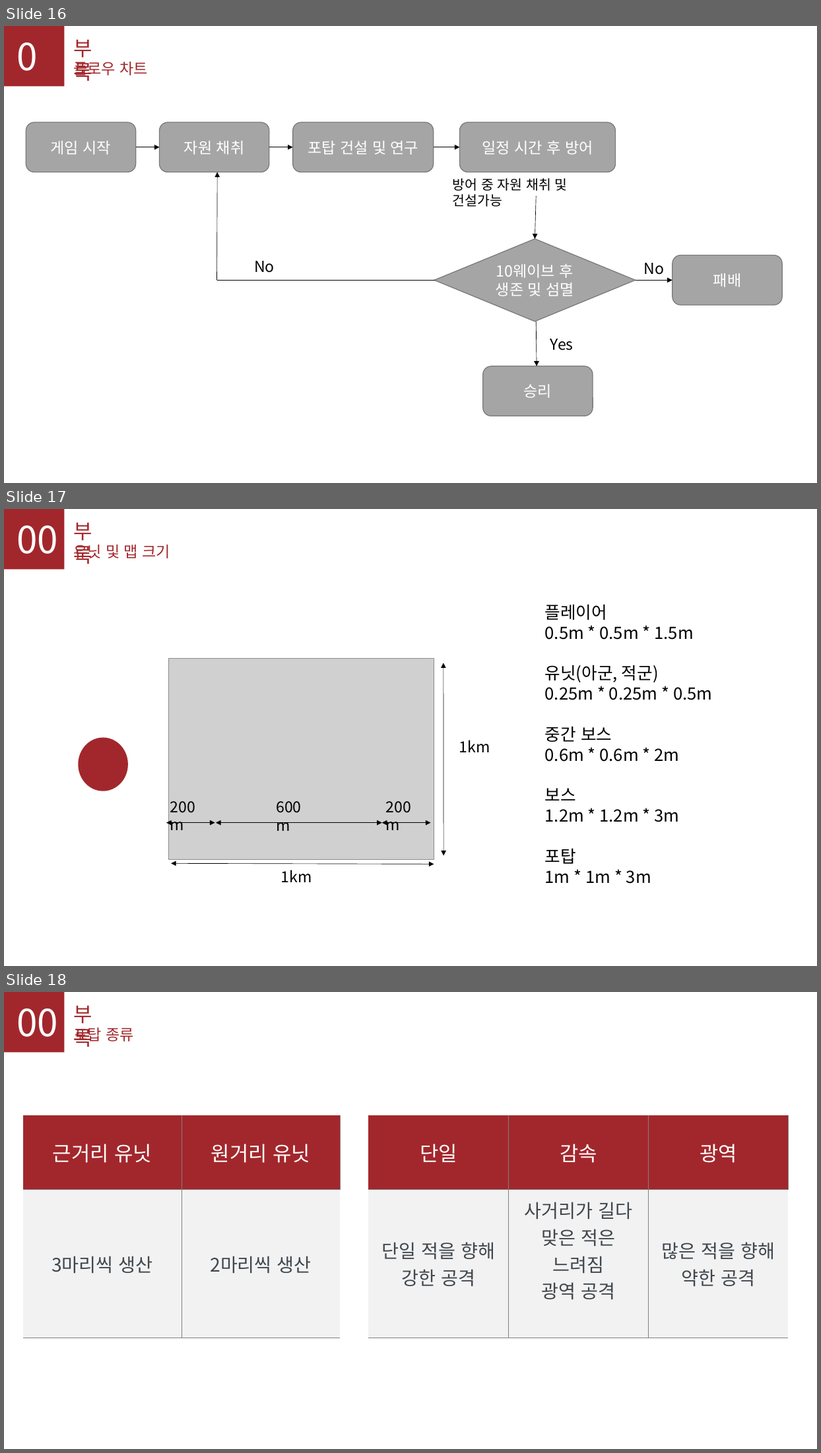
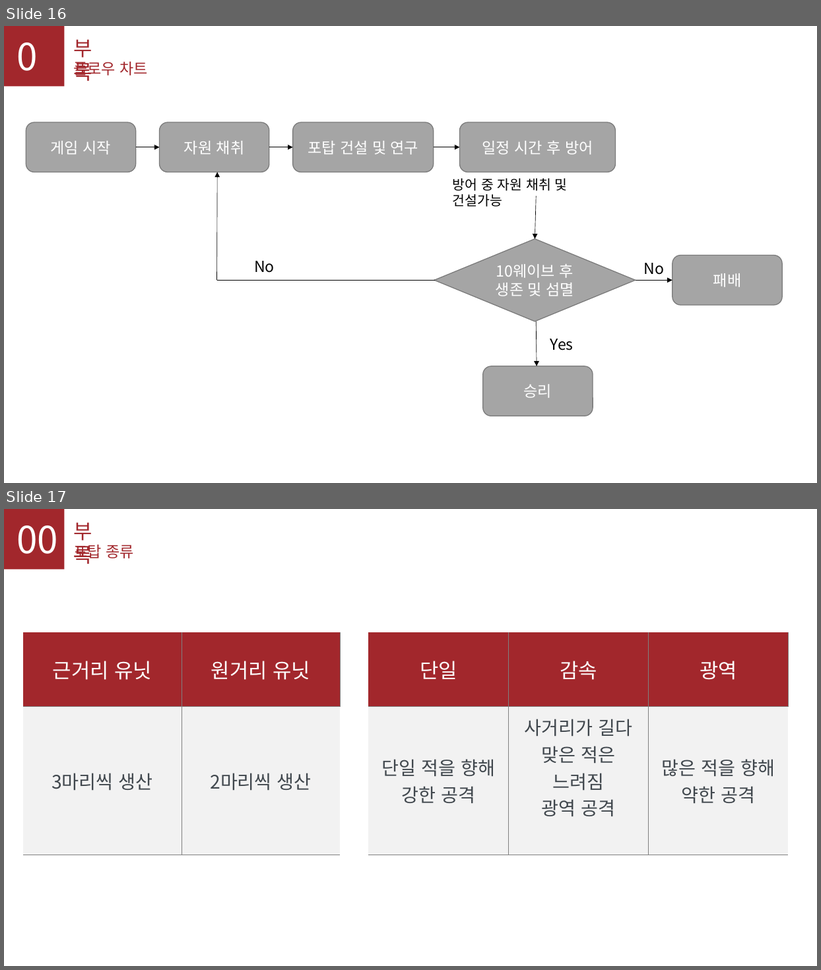
Before and after one commit to TUK-final-graduation-project/GraduationProject, a slide deck: Documents/제안서-수정본.pptx. Shown one above the other, each under a label of ours: slides 16, 17 and 18 before the commit, slides 16 and 17 after it. The pictures are 821x1453 and 821x970 pixels, drawn with LibreOffice and Linux fonts; fonts in the diff are those of the drawing; grey boxes stand for pictures. Boxes give left, top, right and bottom in pixels: in the first picture for what was removed or moved away, otherwise in the second. Text is boxed around its words. In the diff, an @@ line names an element or a change of style, - is before the commit and + after.

```diff
--- a/Documents/제안서-수정본.pptx
+++ b/Documents/제안서-수정본.pptx
@@ slide 17 removed at bbox=[4, 509, 817, 966], background #FFFFFF @@
@@ rectangle removed at bbox=[4, 509, 64, 569] @@
@@ text removed at bbox=[17, 525, 58, 554] @@
-00
@@ text removed at bbox=[73, 522, 92, 564] @@
-부록
@@ text removed at bbox=[73, 545, 171, 561] @@
-유닛 및 맵 크기
@@ text removed at bbox=[545, 604, 712, 884] @@
-플레이어
-0.5m * 0.5m * 1.5m
-유닛(아군, 적군)
-0.25m * 0.25m * 0.5m
-중간 보스
-0.6m * 0.6m * 2m
-보스
-1.2m * 1.2m * 3m
-포탑
-1m * 1m * 3m
@@ picture removed at bbox=[169, 658, 434, 859] @@
@@ double arrow removed from (444, 663) to (444, 856) @@
@@ ellipse removed at bbox=[78, 738, 128, 791] @@
@@ text removed at bbox=[459, 740, 490, 753] @@
-1km
@@ text removed at bbox=[164, 795, 215, 819] @@
-200m
@@ text removed at bbox=[270, 795, 321, 819] @@
-600m
@@ text removed at bbox=[380, 795, 431, 819] @@
-200m
@@ double arrow removed from (166, 823) to (215, 823) @@
@@ double arrow removed from (217, 823) to (382, 823) @@
@@ double arrow removed from (382, 823) to (431, 823) @@
@@ double arrow removed from (171, 864) to (434, 865) @@
@@ text removed at bbox=[281, 870, 312, 883] @@
-1km
@@ what was slide 18 is now slide 17 @@
```
Also in this commit, not shown: 9 slides changed, 2 slides added, 2 other slides removed, 2 other files.
